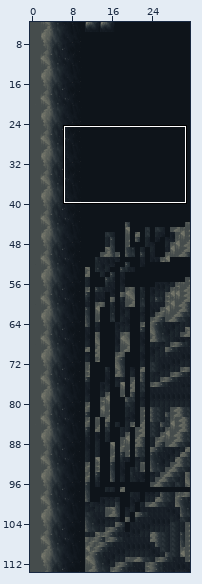
An edit to a level. LDtk project, assets/bg2.ldtk. Above: a wide view before the commit, with the close-up outlined.
Close-up. Before:
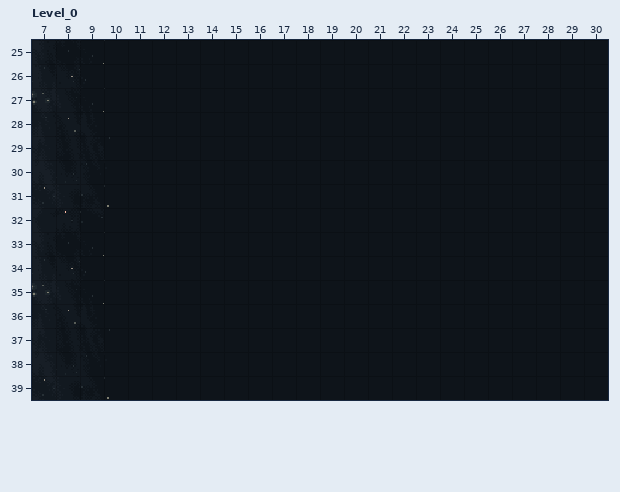
Cells are 16x16 px. Shown: Level_0 x 7..30, y 25..39. The commit also changed other parts of the map, which this record leaves out.
Now the later version:
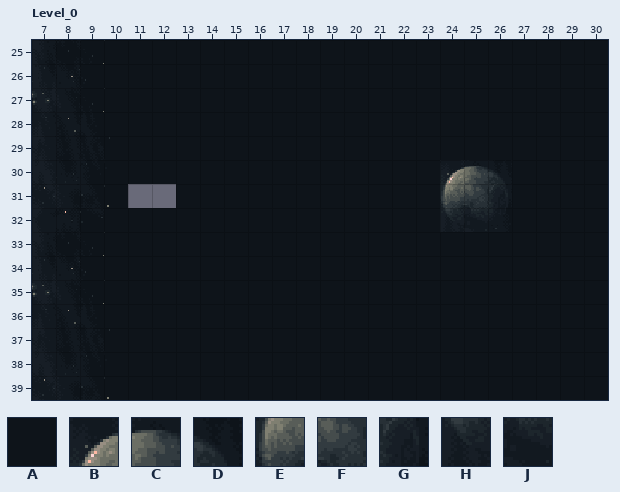
Key: from "Bg": A 10, B 95, C 96, D 97, E 106, F 107, G 108, H 117, J 118.
_ is an empty cell.
Edits made:
Layer "BgTiles":
The author changed tile A to tile B in row 30 at x 24.
The author changed tile A to tile C in row 30 at x 25.
The author changed tile A to tile D in row 30 at x 26.
The author changed tile A to tile E in row 31 at x 24.
The author changed tile A to tile F in row 31 at x 25.
The author changed tile A to tile G in row 31 at x 26.
The author changed tile A to tile H in row 32 at x 24.
The author changed tile A to tile J in row 32 at x 25.
The edit erases tile A in row 31 at x 11 to 12.
